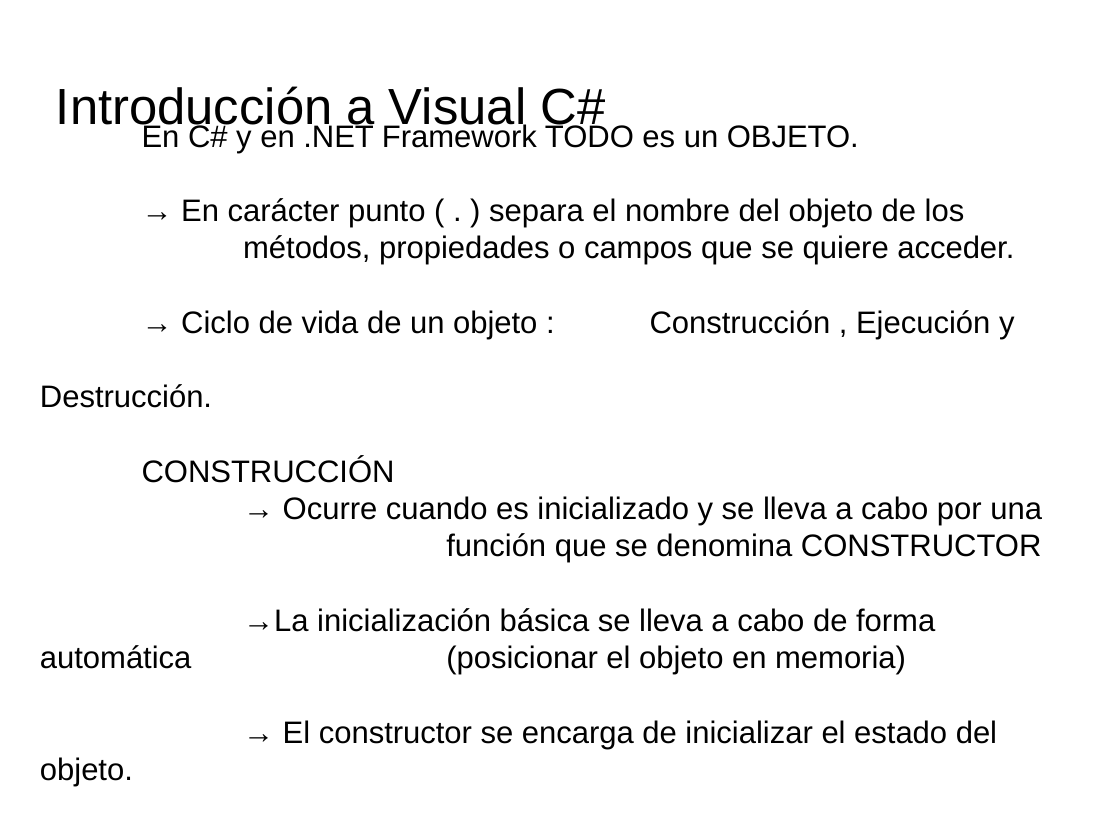
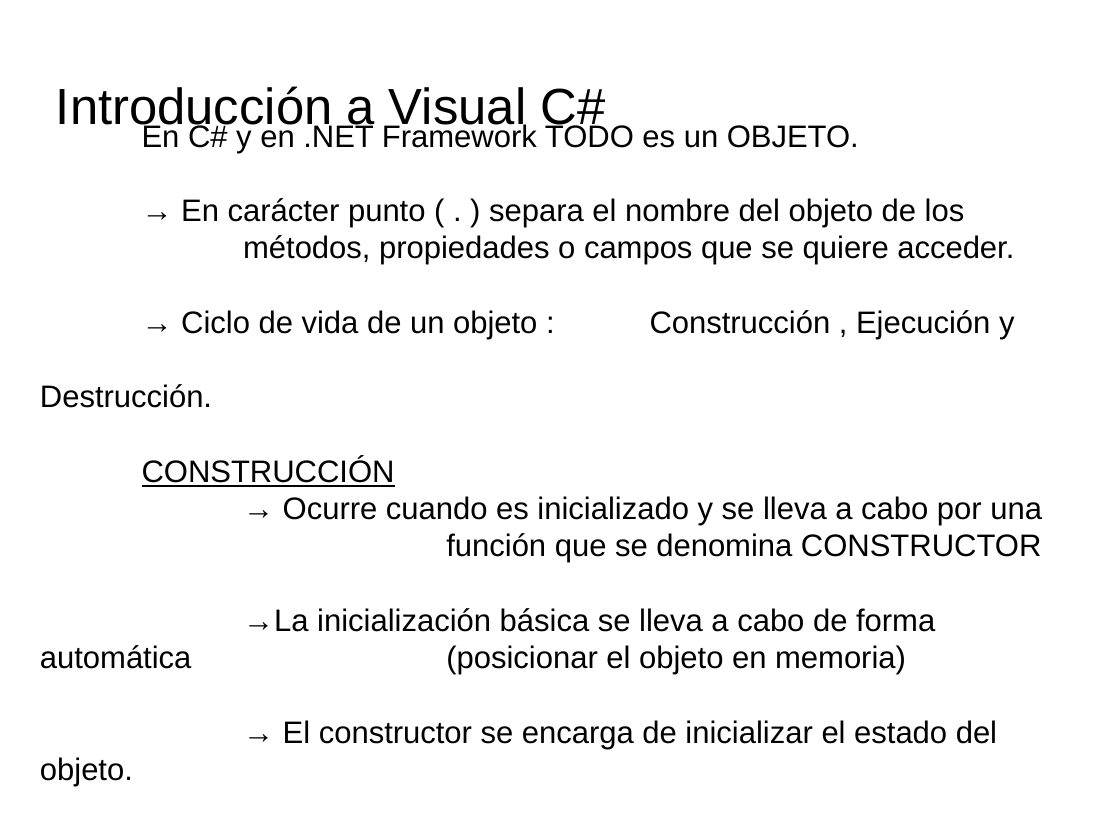
Before and after one commit to videojuegos-abastos/PMV, a slide deck: slide 3 of te/Tema4 (Chema)/t4.1.- Conceptos de POO.odp. Drawn at 1120x840 pixels with LibreOffice and Linux fonts; fonts in the diff are those of the drawing; background and template pictures are left out. Boxes give left, top, right and bottom in pixels: in the first picture for what was removed or moved away, otherwise in the second. Text is boxed around its words. In the diff, an @@ line names an element or a change of style, - is before the commit and + after.

```diff
--- a/te/Tema4 (Chema)/t4.1.- Conceptos de POO.odp
+++ b/te/Tema4 (Chema)/t4.1.- Conceptos de POO.odp
@@ text at bbox=[142, 457, 395, 487]: underline on in "CONSTRUCCIÓN" @@
```
Also in this commit, not shown: 5 other slides changed, 5 slides added, 1 other file.
